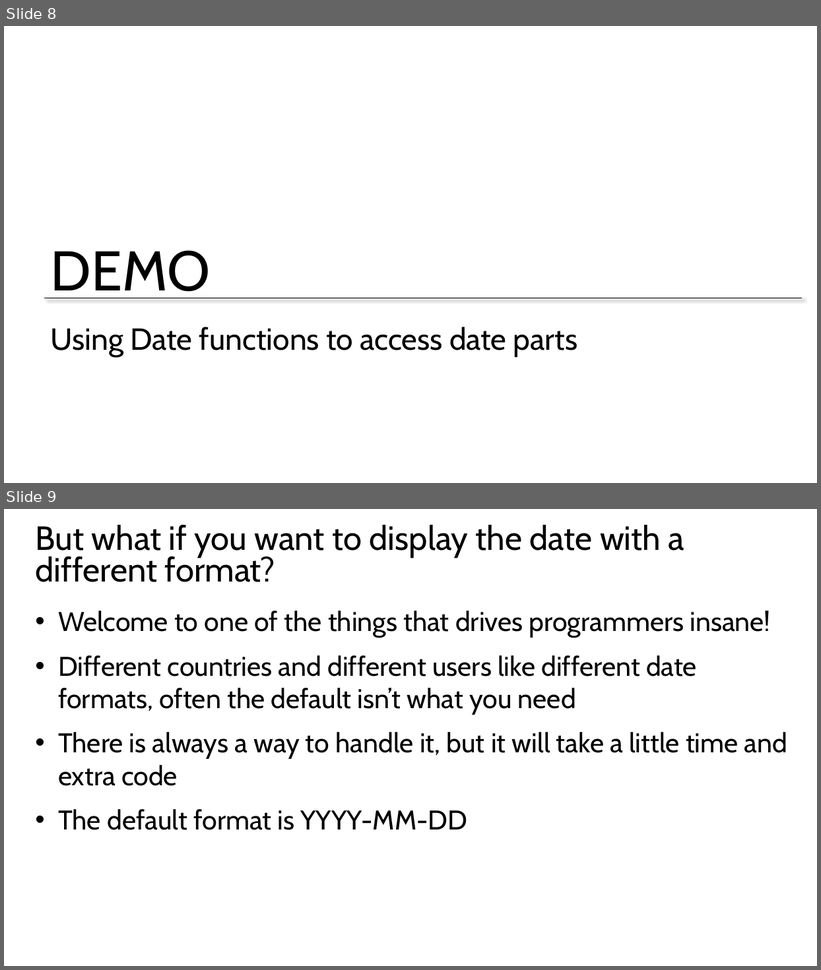
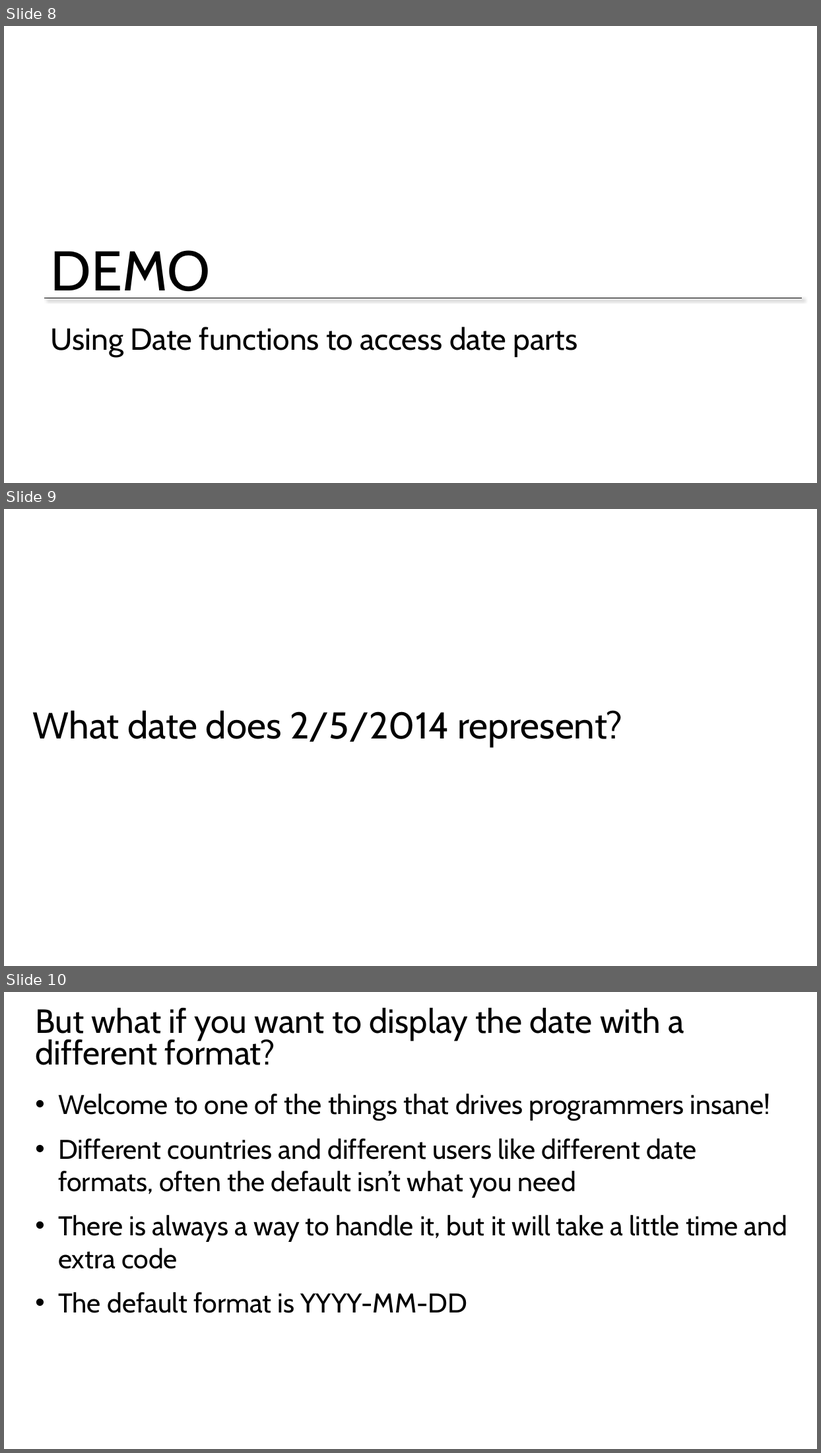
Before and after one commit to GeekTrainer/Introduction-Programming-Python, a slide deck: Office Docs/5 Working with dates and times.pptx. Shown one above the other, each under a label of ours: slides 8 and 9 before the commit, slides 8, 9 and 10 after it. The pictures are 821x970 and 821x1453 pixels, drawn with LibreOffice and Linux fonts; fonts in the diff are those of the drawing; background and template pictures are left out. Boxes give left, top, right and bottom in pixels: in the first picture for what was removed or moved away, otherwise in the second. Text is boxed around its words. In the diff, an @@ line names an element or a change of style, - is before the commit and + after.

```diff
--- a/Office Docs/5 Working with dates and times.pptx
+++ b/Office Docs/5 Working with dates and times.pptx
@@ slide 9 added at [4, 509, 817, 966], background #FFFFFF @@
@@ title added at [33, 710, 623, 747], 44 pt, text #000000 @@
+What date does 2/5/2014 represent?
@@ what was slide 9 is now slide 10 @@
```
Also in this commit, not shown: 1 slide changed, 3 other files.
